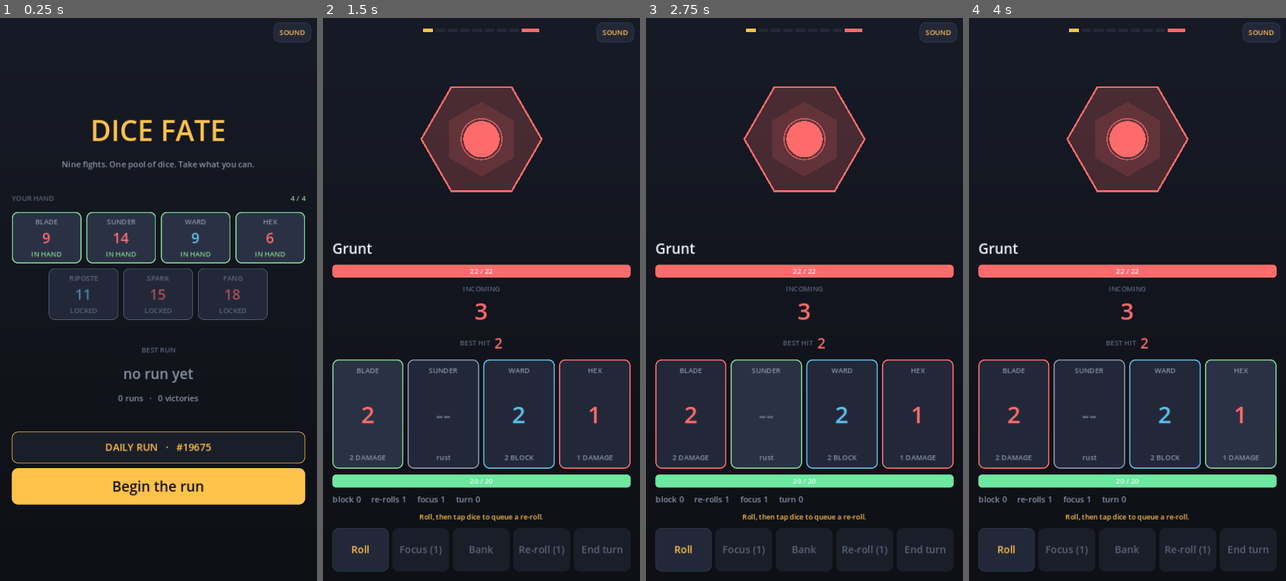
Above: before the commit, frames 1-4 (left to right).
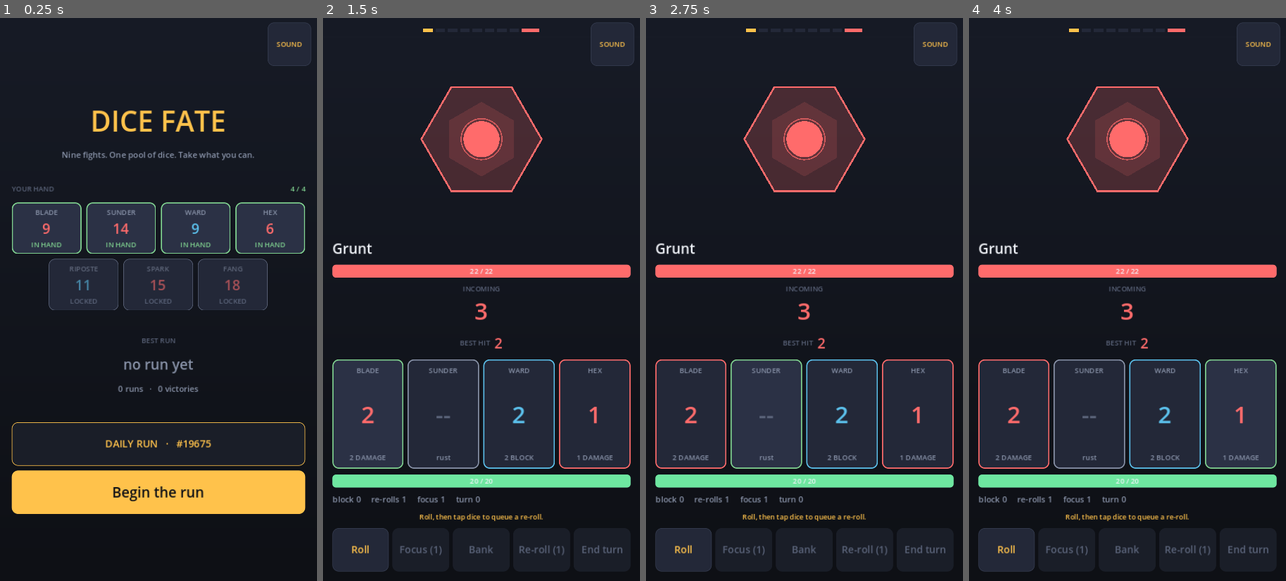
Above: after the commit, the same moments.

Repository: locionic/make-games
Game: Godot game, scene res://main.tscn
Two runs of this game, one before a commit and one after it. Both use one fixed random seed, a clock stepped at 60 frames per second and the inputs below.
Inputs (mouse positions are in pixels of both pictures, inside the frame that each line leads up to):
- Up to frame 1 (0.25 s): no input
- Up to frame 2 (1.5 s): click "Begin the run" at 0.5 s; click (367, 412) at 1.27 s
- Up to frame 3 (2.75 s): click (766, 412) at 2.02 s
- Up to frame 4 (4 s): click (1165, 412) at 2.77 s; click (1241, 412) at 3.52 s

The runs differ from the first frame. In frame 1, 13% of the frame differs, in the area x 3-99%, y 0-89%; in frame 2, 0.2%; in frame 3, 0.2%; in frame 4, 0.2%.

Commit message:
fight: the ergonomics gate could only see one panel, and three controls had         never been looked at
Yesterday's gate took the fight panel and measured its five buttons and its
dice. Everything else in the game was outside its field of view, which it did
not say anywhere, so it read as "touch ergonomics, checked" while covering a
tenth of the tappables. Given the game root it now walks the tree and measures
every visible Button on the screen, so a control added later is covered without
touching the gate. Cards are Buttons already, so the separate card loop went
away with the panel, and the sweep runs on all five screens the flow reaches.

What it found, on a 411dp phone -- a mainstream handset, and Material's floor is
48dp:

  fight row       74 units   56dp   passed
  'Play'          62 units   47dp   1 under
  'DAILY RUN'     54 units   41dp   7 under
  'Copy result'   62 units   47dp   1 under
  'SOUND'         34 units   26dp   22 under

The sound toggle is the real find: 34 units was under the floor at *every*
width including the 540 the canvas is authored at, and it is on the root, so it
is on all five screens. Its size came from four offsets rather than from
custom_minimum_size, which is why the old number looked like a declaration and
was not one. It is now square, anchored 10px in from the corner.

All four heights were separate literals that nothing kept in step, so they are
now T.TOUCH_H in theme.gd with the dp arithmetic written down once:

  540dp  74x74 dp     411dp  56x56 dp     360dp  49x49 dp

39 targets over 5 screens, 0 failures at all three widths, and the whole tree
sweep is falsified rather than assumed: at an 80dp floor it reports all 39 and
exits 1. (An earlier attempt at that falsification used a 60dp floor and
correctly passed -- 74 clears 60. The probe was wrong, not the gate.)

One thing this cannot check, because the gate compares targets to targets and
composition is what the screenshots are for: the toggle is 10px wider on the
left than it was, and the depth strip's end margin is documented at ~150px, so
they are still clear by ~66px. That is arithmetic on a comment, not a
measurement -- the next re-shoot will show it.

test.gd: 8474 checks, 0 failed. All 10 PNGs byte-identical across every run.

Co-Authored-By: Claude Opus 4.8 (1M context) <noreply@anthropic.com>

Diff:
--- a/fight.gd
+++ b/fight.gd
@@ -310,10 +310,9 @@
 	# is one dp only on a 540dp phone. Measured with `shot.gd --check --at N`,
 	# which is the gate that found it: at 54 the button row was 36dp tall on a
 	# 360dp phone, 12dp under the 48dp floor, and the same at every width.
-	# Sized the other way round, off a number that means something: 74 units is
-	# 56dp on a 411dp phone, which is the comfortable target Material asks for
-	# and not just the minimum, and that clears 48dp on a 360dp one too.
-	b.custom_minimum_size = Vector2(0, 74)
+	# The number and the arithmetic behind it now live with every other
+	# tappable's, in theme.gd, so these four cannot drift apart again.
+	b.custom_minimum_size = Vector2(0, T.TOUCH_H)
 	b.add_theme_font_size_override("font_size", T.F_BODY)
 	b.add_theme_color_override("font_color", accent)
 	b.add_theme_color_override("font_hover_color", T.TEXT)
--- a/game.gd
+++ b/game.gd
@@ -88,14 +88,20 @@
 ## because the depth strip's pips are centred and leave roughly 150px of margin
 ## at each end -- see the two prior layout regressions in BALANCE.md's sibling
 ## notes; this corner is the one place the fight screen does not use.
+##
+## Square, because the offsets and not the minimum set this button's rect, and
+## the 34 it used to be was the smallest touch target in the game by a factor of
+## two -- 34dp against Material's 48dp floor even at the width the canvas is
+## authored at, 23dp on a 360dp phone. `shot.gd --check --at N` is what caught
+## it, and what `T.TOUCH_H` means by every other tappable here.
 func _build_mute() -> Button:
 	var b := Button.new()
 	b.set_anchors_preset(Control.PRESET_TOP_RIGHT)
-	b.custom_minimum_size = Vector2(64, 34)
-	b.offset_left = -74
+	b.custom_minimum_size = Vector2(T.TOUCH_H, T.TOUCH_H)
+	b.offset_left = -10 - T.TOUCH_H
 	b.offset_top = 10
 	b.offset_right = -10
-	b.offset_bottom = 44
+	b.offset_bottom = 10 + T.TOUCH_H
 	b.focus_mode = Control.FOCUS_NONE
 	b.add_theme_font_size_override("font_size", T.F_TINY)
 	b.pressed.connect(_on_mute_pressed)
--- a/shot.gd
+++ b/shot.gd
@@ -82,6 +82,7 @@
 	RunState.record_run(4, false)
 	game.show_title()
 	await _settle()
+	_ergonomics(game, "title")
 	_grab(1, "title-pick-your-hand")
 
 	# Swap a die in and out. The hand starts full, so the first tap frees a slot
@@ -313,6 +314,7 @@
 				"'%s' fits inside its card horizontally" % l.text)
 			_check(lr.position.y >= box.position.y and lr.end.y <= box.end.y,
 				"'%s' fits inside its card vertically" % l.text)
+	_ergonomics(game, "reward")
 	_grab(5, "reward-pick-one")
 
 	for id in ["ADD_DIE", "FOCUS", "VIGOR"]:
@@ -320,6 +322,7 @@
 	game.run.depth = 5
 	game.show_end(false, true)
 	await _settle()
+	_ergonomics(game, "run over")
 	_grab(6, "run-over")
 
 	# The share button's whole job is the confirmation, so catch it lit up.
@@ -472,7 +475,7 @@
 	# assumed"). It was not. Nothing in the repo asserted a touch target
 	# until now -- `_rects.gd` reasons about the six-dice tight case in a
 	# comment and then only dumps rects for a human to read.
-	_ergonomics(plated, "four-dice hand")
+	_ergonomics(game, "four-dice hand")
 
 	# The tight case, and the last thing this file does. Six dice is where
 	# the cards are narrowest, so it is the only hand where a tap target can
@@ -482,7 +485,7 @@
 	game.run.apply_upgrade("ADD_DIE", game.rng)
 	game.show_fight()
 	await _settle()
-	_ergonomics(game.fight_panel, "six-dice hand")
+	_ergonomics(game, "six-dice hand")
 
 	if had_save:
 		DirAccess.copy_absolute(BACKUP, SAVE)
@@ -587,7 +590,7 @@
 
 
 
-## Every tappable thing on the fight screen, read off the laid-out rects.
+## Every tappable thing on a screen, read off the laid-out rects.
 ##
 ## Three claims, and none of them is "the button exists" -- a screenshot has
 ## that already covered eight times over. A target is *big enough*, a label
@@ -599,17 +602,23 @@
 ## wide does this control want to be", so comparing it against what the
 ## container actually granted catches a squeeze the moment it happens rather
 ## than when someone squints at a PNG.
-func _ergonomics(panel, label: String) -> void:
-	var vp: Vector2 = panel.get_viewport_rect().size
+##
+## This walks the tree rather than taking a panel, and that is not tidiness.
+## Given a panel it could only ever see the fight screen's five buttons and
+## its dice, so it called itself a check on touch ergonomics while the mute
+## button sat at 34 units tall -- under the 48dp floor at *every* width,
+## including the one the canvas is authored at -- and the title and reward
+## screens were never looked at. Cards are Buttons already, so walking covers
+## them too and the separate card loop went away with the panel.
+func _ergonomics(root: Node, label: String) -> void:
+	var vp: Vector2 = root.get_viewport_rect().size
+	var targets: Array[Button] = []
+	_collect(root, targets)
 	# The narrowest and shortest thing a finger has to land on, measured rather
 	# than assumed. Printed at the end, because this is the number a hardware
 	# pass is arguing with and it is not otherwise recorded anywhere.
 	var smallest := Vector2(INF, INF)
-	var buttons: Array = [
-		panel.roll_btn, panel.focus_btn, panel.bank_btn,
-		panel.reroll_btn, panel.end_btn,
-	]
-	for b in buttons:
+	for b in targets:
 		var c := b as Control
 		smallest = smallest.min(c.size)
 		_check(_dp(c.size.x) >= TOUCH_MIN and _dp(c.size.y) >= TOUCH_MIN,
@@ -625,35 +634,34 @@
 			"%s: '%s' label fits its %.0fpx button (wants %.0f)"
 			% [label, b.text, c.size.x, c.get_combined_minimum_size().x])
 
-	# Overlap, in both rows. A Container will happily hand two growing labels
-	# less width than their combined minimum and let them collide, which looks
-	# fine in a still and is unusable under a thumb.
-	for group in [buttons, panel.cards]:
-		for i in range(group.size()):
-			for j in range(i + 1, group.size()):
-				var a: Rect2 = (group[i] as Control).get_global_rect()
-				var b2: Rect2 = (group[j] as Control).get_global_rect()
-				_check(not a.intersects(b2),
-					"%s: target %d (%s) does not overlap %d (%s)"
-					% [label, i, (group[i] as Control).get_parent().get_name(),
-						j, (group[j] as Control).get_parent().get_name()])
-
-	# The cards are targets too, and they are the only thing in the row that
-	# changes width as the run does.
-	for c in panel.cards:
-		var card := c as Control
-		smallest = smallest.min(card.size)
-		_check(_dp(card.size.x) >= TOUCH_MIN and _dp(card.size.y) >= TOUCH_MIN,
-			"%s: card %d is a %.0fx%.0f target, %.0fx%.0f dp on a %ddp screen"
-			% [label, card.get_index(), card.size.x, card.size.y,
-				_dp(card.size.x), _dp(card.size.y), screen_dp])
+	# Overlap, across every row at once. A Container will happily hand two
+	# growing labels less width than their combined minimum and let them
+	# collide, which looks fine in a still and is unusable under a thumb.
+	for i in range(targets.size()):
+		for j in range(i + 1, targets.size()):
+			var a: Rect2 = (targets[i] as Control).get_global_rect()
+			var b2: Rect2 = (targets[j] as Control).get_global_rect()
+			_check(not a.intersects(b2),
+				"%s: target %d ('%s') does not overlap %d ('%s')"
+				% [label, i, targets[i].text, j, targets[j].text])
 
 	# Said out loud on the way past, so a green run records what it measured
 	# rather than only that it did not object. The numbers are the ones a
 	# hardware pass is then arguing with.
-	print("_ergonomics: %s -- %d buttons, %d dice, smallest target %.0fx%.0f (%.0fx%.0f dp at %ddp), canvas %.0fx%.0f"
-		% [label, buttons.size(), panel.cards.size(), smallest.x, smallest.y,
+	_check(not targets.is_empty(), "%s: found no targets to measure" % label)
+	print("_ergonomics: %s -- %d targets, smallest %.0fx%.0f (%.0fx%.0f dp at %ddp), canvas %.0fx%.0f"
+		% [label, targets.size(), smallest.x, smallest.y,
 			_dp(smallest.x), _dp(smallest.y), screen_dp, vp.x, vp.y])
+
+
+## Every visible Button under `n`, depth first. Invisible ones are skipped:
+## a screen that `_swap` has replaced is still in the tree, and its buttons
+## have a stale or zero rect that would fail every check for no reason.
+func _collect(n: Node, out: Array[Button]) -> void:
+	if n is Button and n.is_visible_in_tree():
+		out.append(n)
+	for child in n.get_children():
+		_collect(child, out)
 
 
 ## Set by `--check`. The ergonomics gate lives here because this is the only
--- a/theme.gd
+++ b/theme.gd
@@ -100,11 +100,29 @@
 	t.set_color("font_color" if state != "disabled" else "font_disabled_color", "Button", font)
 
 
+## Height of every tappable in the game, in canvas units.
+##
+## One number, because it was four: the fight row was 74, the title's primary
+## 62, its secondary 54, and the sound toggle 34, and nothing kept them in step
+## because nothing measured them. `shot.gd --check --at N` does now, and the
+## numbers it produced are the reason this exists: on a 411dp phone those were
+## 56, 47, 41 and 26 dp against Material's 48dp floor, so three of the four
+## failed on a mainstream handset and the sound toggle failed at every width
+## including the 540 the canvas is authored at.
+##
+## The canvas is 540 wide and never shrinks -- `canvas_items` + `expand` scales
+## the whole thing to the window -- so a unit is one dp only on a 540dp phone.
+## 74 is sized off a number that means something rather than off the floor: it
+## is 56dp on a 411dp phone, the *comfortable* target Material asks for, and
+## that clears 48dp at 360dp too. `shot.gd --check` is what checks it.
+const TOUCH_H := 74
+
+
 ## Gold fill with dark text -- the "start run" / "confirm" button.
 static func primary_button(text: String = "Tap to play") -> Button:
 	var b := Button.new()
 	b.text = text
-	b.custom_minimum_size = Vector2(0, 62)
+	b.custom_minimum_size = Vector2(0, TOUCH_H)
 	b.add_theme_font_size_override("font_size", F_TITLE)
 	b.add_theme_color_override("font_color", BG)
 	b.add_theme_color_override("font_hover_color", BG)
@@ -121,7 +139,7 @@
 static func secondary_button(text: String, accent: Color = GOLD) -> Button:
 	var b := Button.new()
 	b.text = text
-	b.custom_minimum_size = Vector2(0, 54)
+	b.custom_minimum_size = Vector2(0, TOUCH_H)
 	b.add_theme_font_size_override("font_size", F_BODY)
 	b.add_theme_color_override("font_color", accent)
 	b.add_theme_color_override("font_hover_color", TEXT)
